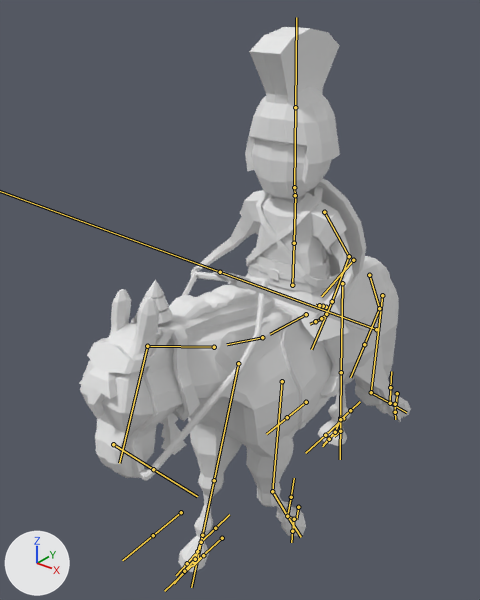
What one commit did to the FBX model Map/Assets/Models/Hittites/Hittite_cavalry/Hittite_cavalry_advanced.fbx.
One viewpoint serves both versions: a 50 mm lens placed at (2.31, -3.47, 3.91), pointed at (-0.24, -0.28, 1.94). The axes (+X, +Y, +Z) are drawn at lower left. The lights are the same throughout. Both versions are drawn at frame 28 of the action 'Armature|Hittite_Cavalry_Advanced_Walk'; the numbers are the values there. The bones that bend it are drawn over the model as lines.

In view in the first picture: 'Hittite', 'Horse'.
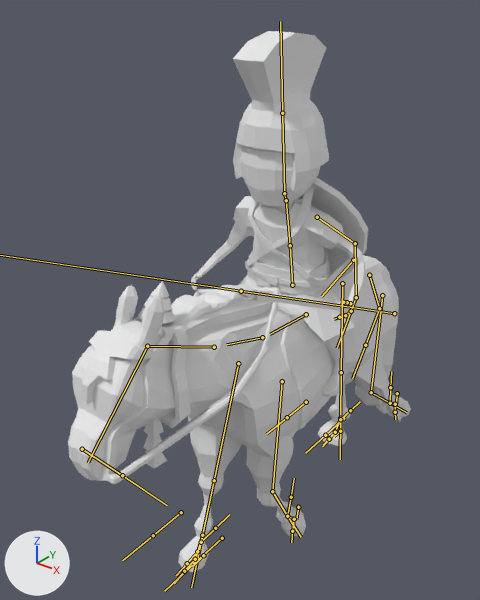
Commit message: Solved Problems with Hittites Cavalry

Pixel boxes (x1, y1, x2, y2) of what changed, in the pictures (480 x 600 px):
'Horse', posed: before (79, 256, 411, 573); after (68, 255, 411, 573)
'Hittite', posed (10% wider): before (191, 27, 379, 398); after (191, 31, 397, 397)
bone 'Cabeza', root to tip: before (147, 346) to (119, 463); after (147, 346) to (88, 462)
bone 'Abdomen_Yamato', root to tip: before (292, 285) to (294, 243); after (292, 285) to (290, 245)
bone 'Pecho_Yamato', root to tip: before (294, 243) to (295, 194); after (290, 245) to (286, 199)
bone 'Cabeza_Yamato', root to tip: before (294, 187) to (295, 107); after (284, 193) to (282, 113)
bone 'Brazo.L', root to tip: before (324, 212) to (349, 256); after (317, 217) to (355, 243)
bone 'Antebrazo.L', root to tip: before (349, 256) to (332, 301); after (355, 243) to (356, 297)
bone 'Mano.L', root to tip: before (332, 301) to (311, 349); after (356, 297) to (337, 348)
bone 'Lance', root to tip: before (376, 329) to (220, 272); after (394, 313) to (241, 291)

What the commit changed:
Bone 'Cabeza' (bone_cabeza) turns from (0, 0, 0) to (21, 0, 0) degrees about its own x, y and z.
Bone 'Abdomen_Yamato' (bone_abdomen_yamato) turns from (0, 0, 0) to (9, 0, 0) degrees about its own x, y and z.
Bone 'Pecho_Yamato' (bone_pecho_yamato) turns from (0, 0, 0) to (-2, 0, 0) degrees about its own x, y and z.
Bone 'Cabeza_Yamato' (bone_cabeza_yamato) turns from (0, 0, 0) to (8, 0, 0) degrees about its own x, y and z.
Bone 'Brazo.L' (bone_brazo_l) turns from (0, 0, 0) to (-22, 16, 0) degrees about its own x, y and z.
Bone 'Antebrazo.L' (bone_antebrazo_l) turns from (0, 0, 0) to (20, -21, 8) degrees about its own x, y and z.
Bone 'Mano.L' (bone_mano_l) turns from (0, 0, 0) to (5, 8, -13) degrees about its own x, y and z.
Bone 'Lance' (bone_lance) moves from (0.0, 0.0, 0.0) to (-0.01, 0.56, 0.01).
